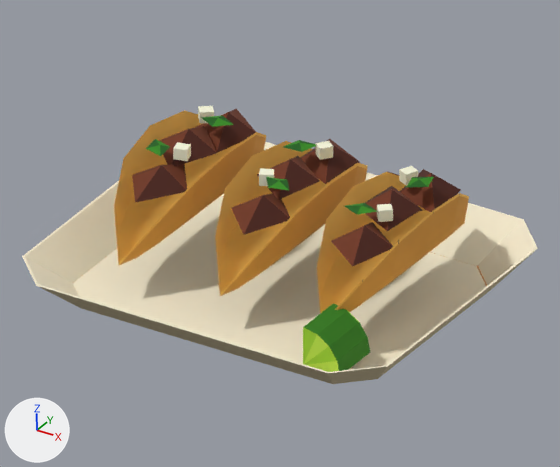
What one commit did to the Blender file art/products/Tacos/Tacos.blend.
Rendered twice from the file's camera 'Tacos_PreviewCamera'. Lighting does not change. The marker at lower left points along +X, +Y and +Z. The first picture is the older version.

Names of what the first picture shows: 'Tacos_Body'.
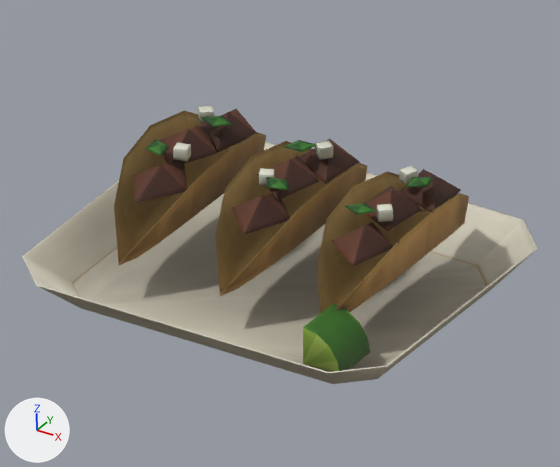
Where the change shows, as pixel boxes [x1, y1, x2, y2] in the pictures (560 x 467 px):
'Tacos_Body', recoloured, shading changed (darker)
    both: [22, 106, 538, 384]

What the commit changed:
Picture 'T_Tacos_M.png' (img_t_tacos_m_png) is new.
Picture 'T_Tacos_BC.png' (img_t_tacos_bc_png) is new.
Picture 'T_Tacos_N.png' (img_t_tacos_n_png) is new.
Material 'Tacos_GameLook' (mat_tacos_gamelook) is new.
Uses the picture img_t_tacos_bc_png.
Uses the picture img_t_tacos_m_png.
Uses the picture img_t_tacos_n_png.
me_tacos_body_008 has 344 vertices, 386 faces and spans x -0.119..0.119, y -0.103..0.103, z 0.0..0.076.
me_tacos_body_008 is used by ob_tacos_body; location (0.0, 0.0, 0.0).
me_tacos_body_008 no longer uses material mat_m_tacos (picture img_t_tacos_basecolor).
me_tacos_body_008 part 1: edges marked sharp go from 0 to 251.
me_tacos_body_008 gains material mat_tacos_gamelook.
